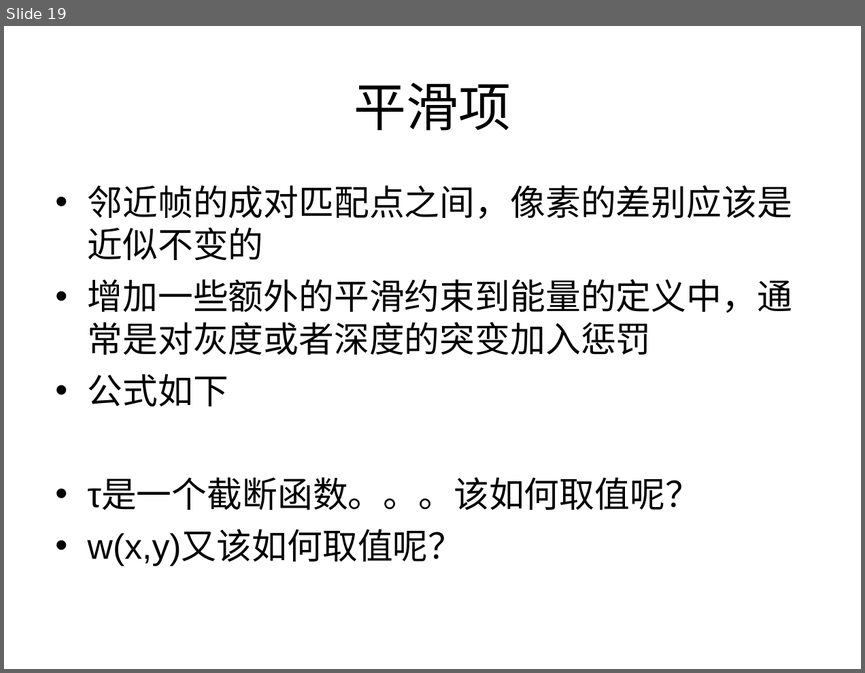
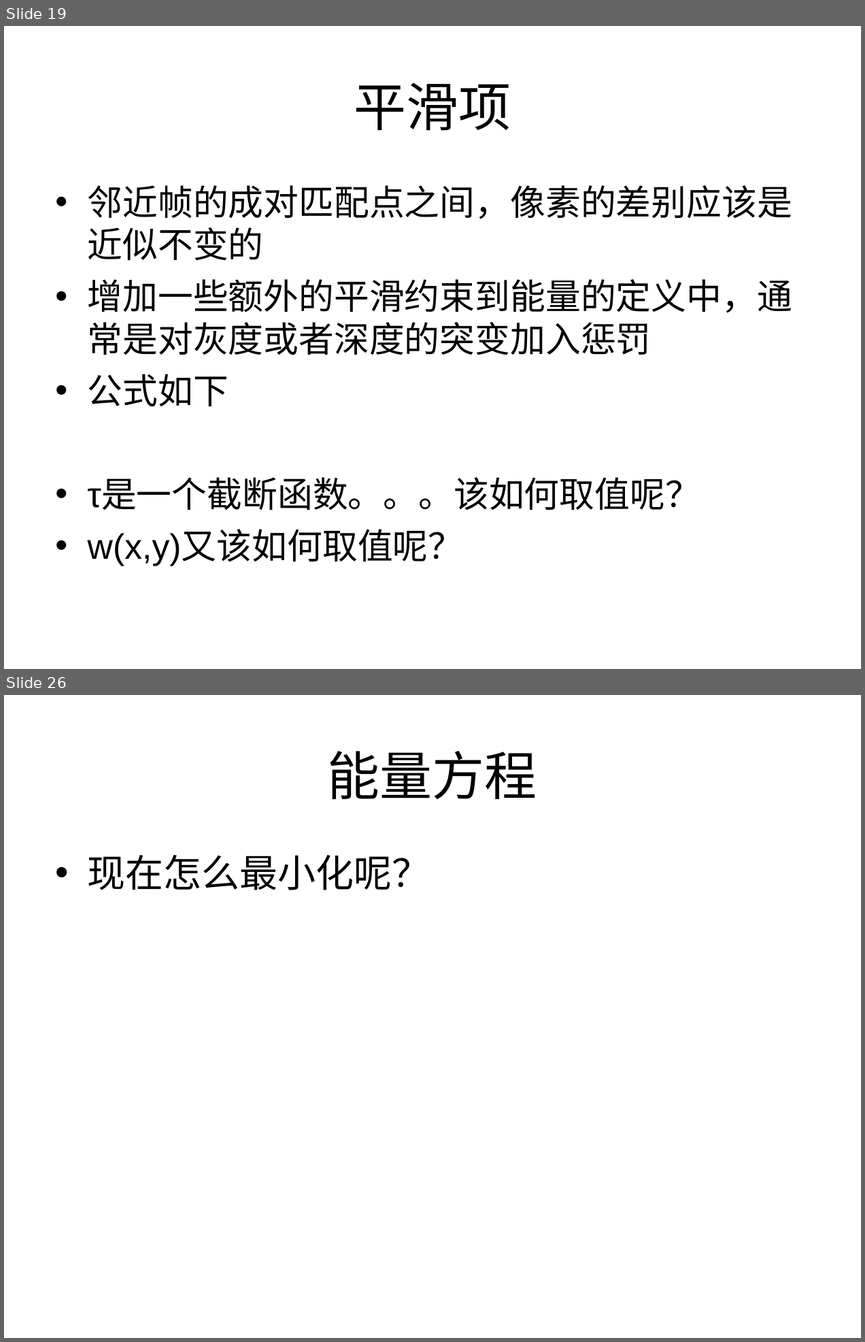
Before and after one commit to sysulwl/video-defog, a slide deck: 答辩PPT.ppt. Shown one above the other, each under a label of ours: slide 19 before the commit, slides 19 and 26 after it; the slides between them are not shown. The pictures are 865x673 and 865x1342 pixels, drawn with LibreOffice and Linux fonts; fonts in the diff are those of the drawing. Boxes give left, top, right and bottom in pixels: in the first picture for what was removed or moved away, otherwise in the second. Text is boxed around its words. In the diff, an @@ line names an element or a change of style, - is before the commit and + after.

```diff
--- a/答辩PPT.ppt
+++ b/答辩PPT.ppt
@@ slide 26 added at (4, 695, 861, 1338), background #FFFFFF @@
@@ title added at (328, 751, 537, 799), 44 pt, text #000000 @@
+能量方程
@@ text added at (88, 855, 430, 890), 32 pt, text #000000 @@
+• 现在怎么最小化呢？
```
Also in this commit, not shown: 1 slide changed, 4 other slides added, 5 slides removed, 1 other file.
